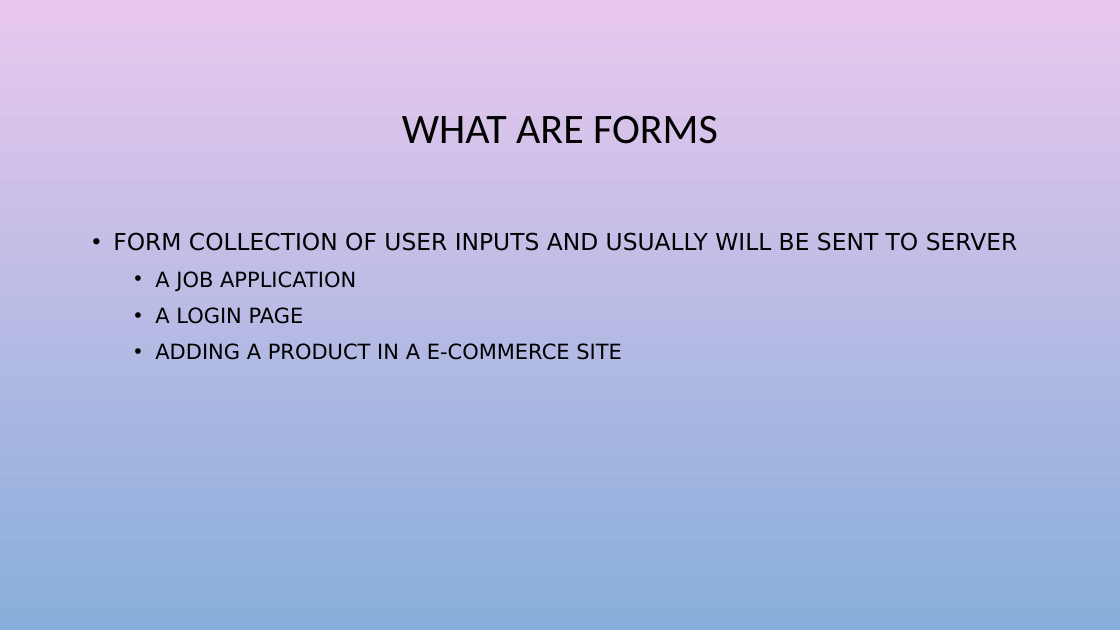
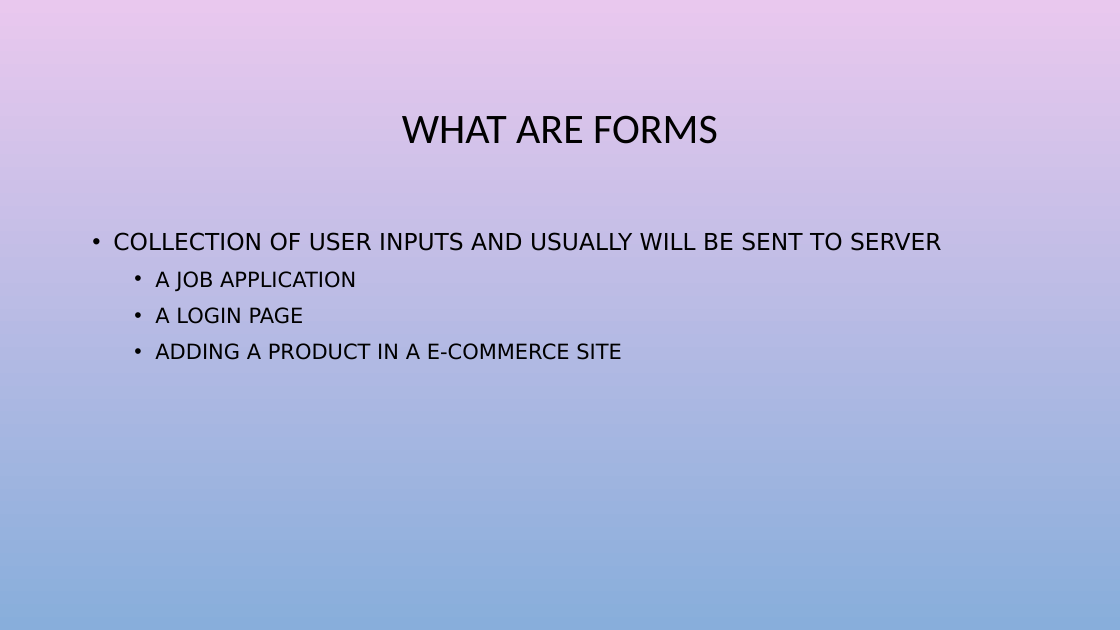
Before and after one commit to harikatakam/angular-forms, a slide deck: slide 2 of Reactive forms.pptx. Drawn at 1120x630 pixels with LibreOffice and Linux fonts; fonts in the diff are those of the drawing; background and template pictures are left out. Boxes give left, top, right and bottom in pixels: in the first picture for what was removed or moved away, otherwise in the second. Text is boxed around its words. In the diff, an @@ line names an element or a change of style, - is before the commit and + after.

```diff
--- a/Reactive forms.pptx
+++ b/Reactive forms.pptx
@@ text at [113, 232, 942, 251]: text changed @@
-• FORM COLLECTION OF USER INPUTS AND USUALLY WILL BE SENT TO SERVER
+• COLLECTION OF USER INPUTS AND USUALLY WILL BE SENT TO SERVER
```
Also in this commit, not shown: 3 other slides changed, 2 slides added.
